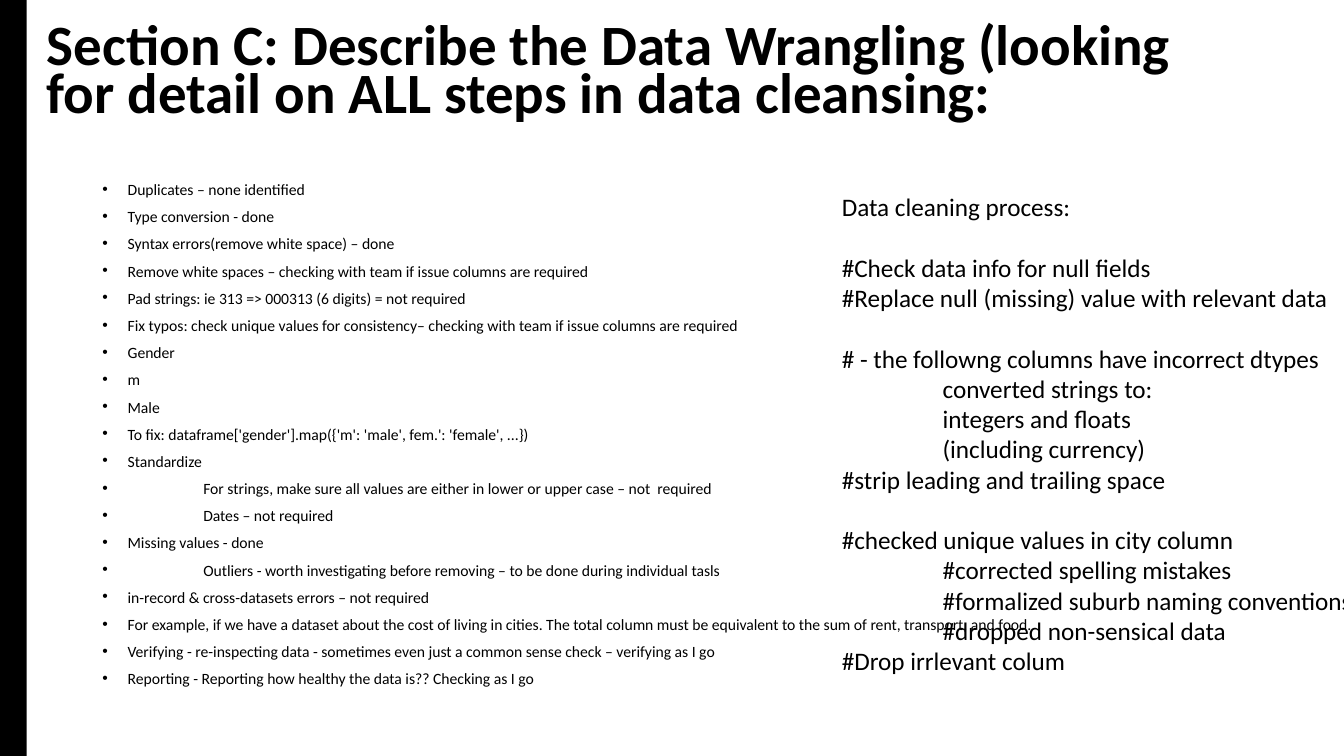
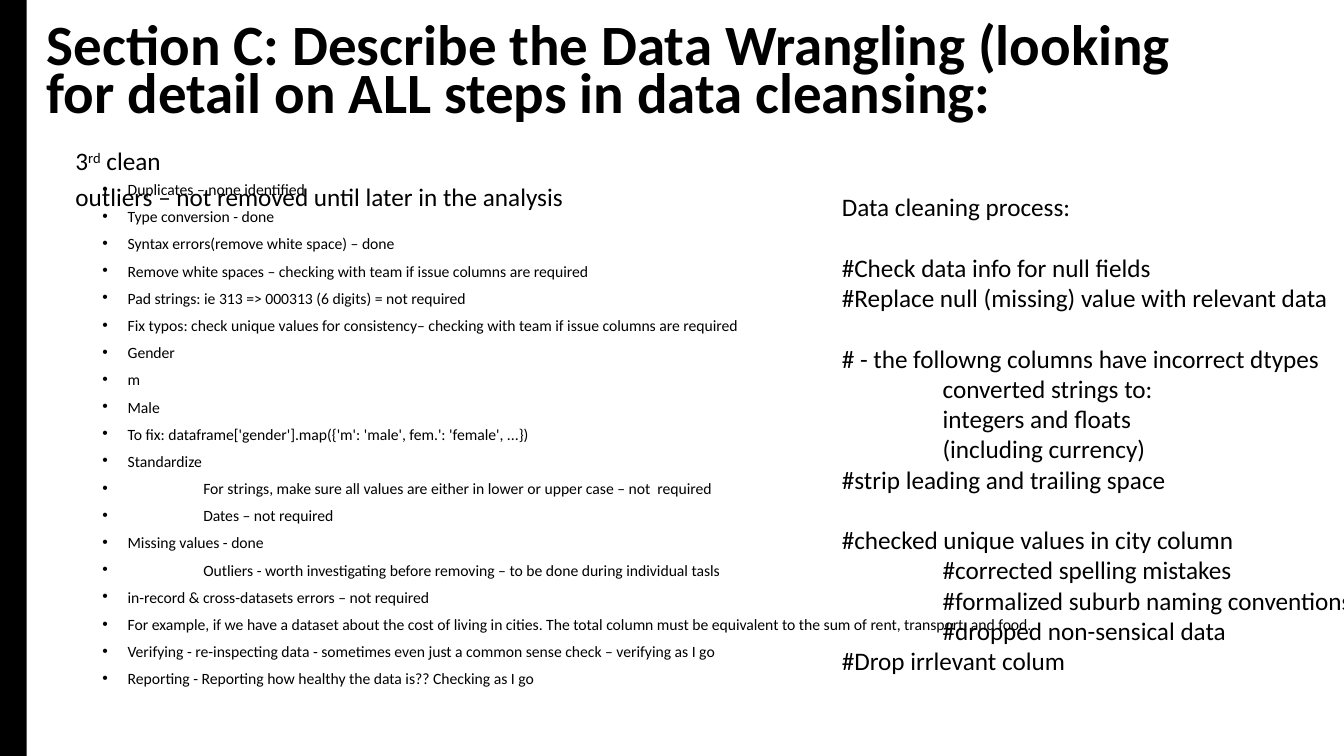
Before and after one commit to jMacProd/Project1, a slide deck: slide 17 of Presentation Slides/airbnbPresentation.pptx (slide 10 before the commit). Drawn at 1344x756 pixels with LibreOffice and Linux fonts; fonts in the diff are those of the drawing. Boxes give left, top, right and bottom in pixels: in the first picture for what was removed or moved away, otherwise in the second. Text is boxed around its words. In the diff, an @@ line names an element or a change of style, - is before the commit and + after.

```diff
--- a/Presentation Slides/airbnbPresentation.pptx
+++ b/Presentation Slides/airbnbPresentation.pptx
@@ text added at bbox=[75, 152, 563, 213], 18 pt, text #000000 @@
+3rd clean
+outliers – not removed until later in the analysis
```
Also in this commit, not shown: 3 other slides changed, 8 slides added, 1 slide removed, 2 other files.
